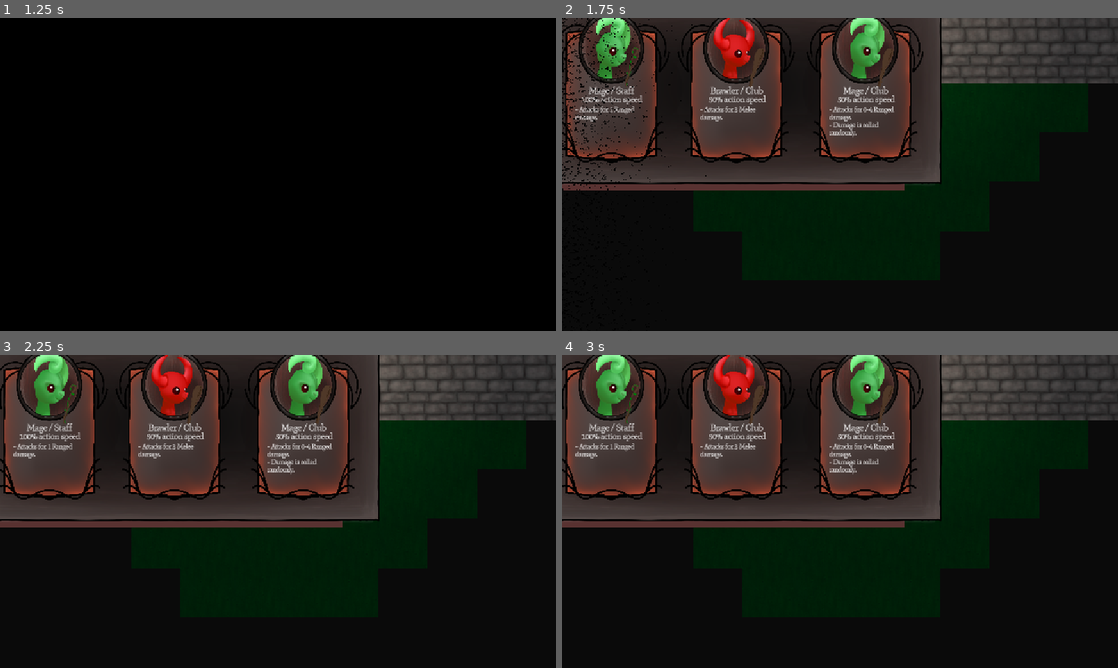
Above: before the commit, frames 1-4 (two rows, left to right).
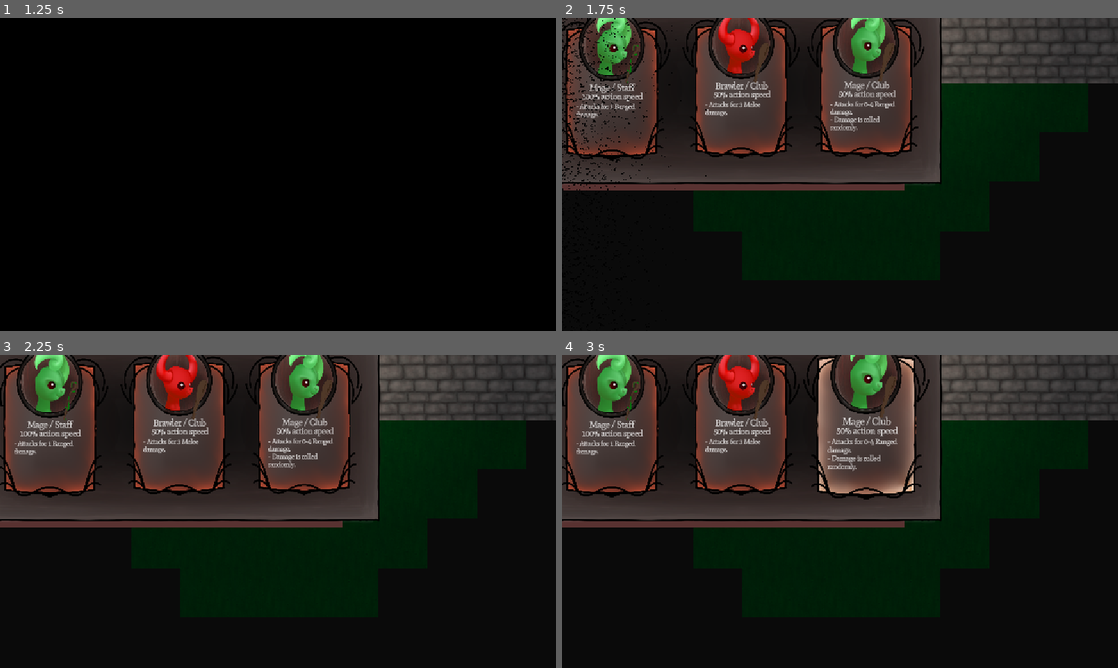
Above: after the commit, the same moments.

Repository: HoneyPony/impish-descent-future
Game: Godot game, scene res://MainMenu.tscn
Same seed, same stepped clock (60 frames per second), same inputs: the game is played once before the commit and once after it.
Inputs:
- Up to frame 1 (1.25 s): click "Play" at 0.5 s
- Up to frame 2 (1.75 s): click "Confirm" at 1.25 s
- Up to frame 3 (2.25 s): click "Confirm" at 2 s
- Up to frame 4 (3 s): click "Choose" at 2.75 s

Frame 1 is identical in both runs. In frame 2, 9.3% of the frame differs, in the area x 0-66%, y 0-47%; in frame 3, 9.4%; in frame 4, 11%, in the area x 0-67%, y 0-47%.

Commit message:
Card hover effects

Diff:
--- a/ui/cards/card.gd
+++ b/ui/cards/card.gd
@@ -1,4 +1,4 @@
-extends TextureRect
+extends Node2D
 ## Represents a single upgrade in the upgrade menu. Handles selection of itself
 ## and display.
 class_name UpgradeCard
@@ -16,6 +16,9 @@
 var kind: RewardKind = RewardKind.IMP
 
 const BBCODE_MODIFIED := "[color=#a0ffc0]"
+
+@onready var hover_tex := %HoverTex
+@onready var card_rect := %Card
 
 func setup_as_imp(data, id: int) -> void:
 	var klass       = data[0]
@@ -43,3 +46,15 @@
 
 	%Title.text = str(GS.get_class_name(klass), " / ", GS.get_item_name(item))
 	%Description.text = description
+
+var hover_t: float = 0.0
+
+func _physics_process(delta: float) -> void:
+	var is_hovered = card_rect.get_global_rect().has_point(get_global_mouse_position())
+
+	var hover_t_to = 1.0 if is_hovered else 0.0
+	hover_t += (hover_t_to - hover_t) * 0.2
+
+	hover_tex.modulate.a = hover_t
+	scale.x = lerp(1.0, 1.08, hover_t)
+	scale.y = scale.x
--- a/ui/cards/card.tscn
+++ b/ui/cards/card.tscn
@@ -6,24 +6,41 @@
 [ext_resource type="Script" uid="uid://csg67rt3bras1" path="res://ui/cards/card.gd" id="3_fijmi"]
 [ext_resource type="Texture2D" uid="uid://da3lgcyu0ciub" path="res://players/red/body-f.png" id="3_tts3a"]
 [ext_resource type="Texture2D" uid="uid://cy7h3fabcfink" path="res://players/red/head.png" id="4_fijmi"]
+[ext_resource type="Texture2D" uid="uid://c3g0g62vwwe8g" path="res://ui/cards/card-hover.png" id="4_yfa6u"]
 [ext_resource type="Texture2D" uid="uid://dr3r2hlhd06fe" path="res://ui/cards/portrait_circle.png" id="5_yfa6u"]
 [ext_resource type="Texture2D" uid="uid://bogo0wcmwdx6i" path="res://players/mace.png" id="6_fn7ga"]
 [ext_resource type="Texture2D" uid="uid://cqxtrwo0fj1wb" path="res://relics/relic0.png" id="7_fijmi"]
 
-[node name="Card" type="TextureRect"]
-offset_left = -38.0
-offset_top = -30.0
-offset_right = 221.0
-offset_bottom = 271.0
+[node name="Card" type="Node2D"]
+script = ExtResource("3_fijmi")
+
+[node name="Card" type="TextureRect" parent="."]
+unique_name_in_owner = true
+offset_left = -128.0
+offset_top = -175.0
+offset_right = 131.0
+offset_bottom = 126.0
+pivot_offset = Vector2(128, 176)
 theme = ExtResource("1_j1wn2")
 texture = ExtResource("2_tts3a")
 expand_mode = 1
-script = ExtResource("3_fijmi")
 
-[node name="Sprite2D" type="Sprite2D" parent="."]
+[node name="HoverTex" type="TextureRect" parent="Card"]
+unique_name_in_owner = true
+modulate = Color(1, 1, 1, 0)
+layout_mode = 1
+anchors_preset = 15
+anchor_right = 1.0
+anchor_bottom = 1.0
+grow_horizontal = 2
+grow_vertical = 2
+texture = ExtResource("4_yfa6u")
+expand_mode = 1
+
+[node name="Sprite2D" type="Sprite2D" parent="Card"]
 position = Vector2(38, 30)
 
-[node name="Title" type="RichTextLabel" parent="."]
+[node name="Title" type="RichTextLabel" parent="Card"]
 unique_name_in_owner = true
 layout_mode = 0
 offset_left = 37.0
@@ -33,7 +50,7 @@
 text = "Cleric / Scythe"
 horizontal_alignment = 1
 
-[node name="ActionSpeed" type="RichTextLabel" parent="."]
+[node name="ActionSpeed" type="RichTextLabel" parent="Card"]
 unique_name_in_owner = true
 layout_mode = 0
 offset_left = 38.0
@@ -45,7 +62,7 @@
 text = "[color=#a0ffc0]200% action speed"
 horizontal_alignment = 1
 
-[node name="Damage" type="RichTextLabel" parent="."]
+[node name="Damage" type="RichTextLabel" parent="Card"]
 unique_name_in_owner = true
 visible = false
 layout_mode = 0
@@ -58,7 +75,7 @@
 text = "4 Ranged Damage"
 horizontal_alignment = 1
 
-[node name="Description" type="RichTextLabel" parent="."]
+[node name="Description" type="RichTextLabel" parent="Card"]
 unique_name_in_owner = true
 layout_mode = 0
 offset_left = 55.0
@@ -69,38 +86,38 @@
 text = "- Attacks for 5 Melee damage.
 - Can only attack when enemies are below half health."
 
-[node name="PortraitBg" type="Sprite2D" parent="."]
+[node name="PortraitBg" type="Sprite2D" parent="Card"]
 clip_children = 2
 position = Vector2(129.478, 61.4778)
 scale = Vector2(0.302648, 0.302648)
 texture = ExtResource("2_08k0w")
 
-[node name="ImpBody" type="Sprite2D" parent="PortraitBg"]
+[node name="ImpBody" type="Sprite2D" parent="Card/PortraitBg"]
 unique_name_in_owner = true
 position = Vector2(-18.0999, 226.409)
 scale = Vector2(2.028, 2.028)
 texture = ExtResource("3_tts3a")
 
-[node name="ImpHead" type="Sprite2D" parent="PortraitBg"]
+[node name="ImpHead" type="Sprite2D" parent="Card/PortraitBg"]
 unique_name_in_owner = true
 position = Vector2(-77.8645, 91.7935)
 scale = Vector2(2.02776, 2.02776)
 texture = ExtResource("4_fijmi")
 offset = Vector2(28, 60)
 
-[node name="Relic" type="Sprite2D" parent="PortraitBg"]
+[node name="Relic" type="Sprite2D" parent="Card/PortraitBg"]
 unique_name_in_owner = true
 position = Vector2(-34.6207, -84.1829)
 scale = Vector2(1.30621, 1.30621)
 texture = ExtResource("7_fijmi")
 offset = Vector2(28, 60)
 
-[node name="PortraitCircle" type="Sprite2D" parent="."]
+[node name="PortraitCircle" type="Sprite2D" parent="Card"]
 position = Vector2(129.478, 61.4778)
 scale = Vector2(0.302648, 0.302648)
 texture = ExtResource("5_yfa6u")
 
-[node name="ImpItem" type="Sprite2D" parent="."]
+[node name="ImpItem" type="Sprite2D" parent="Card"]
 unique_name_in_owner = true
 position = Vector2(170.806, 102)
 rotation = 0.30058
--- a/ui/upgrade_menu.tscn
+++ b/ui/upgrade_menu.tscn
@@ -200,27 +200,15 @@
 
 [node name="Card1" parent="." instance=ExtResource("7_sf0oj")]
 unique_name_in_owner = true
-layout_mode = 0
-offset_left = -28.0
-offset_top = 0.0
-offset_right = 231.0
-offset_bottom = 301.0
+position = Vector2(101, 169)
 
 [node name="Card2" parent="." instance=ExtResource("7_sf0oj")]
 unique_name_in_owner = true
-layout_mode = 0
-offset_left = 231.0
-offset_top = 0.0
-offset_right = 490.0
-offset_bottom = 301.0
+position = Vector2(369, 165)
 
 [node name="Card3" parent="." instance=ExtResource("7_sf0oj")]
 unique_name_in_owner = true
-layout_mode = 0
-offset_left = 498.0
-offset_top = 0.0
-offset_right = 757.0
-offset_bottom = 301.0
+position = Vector2(628, 164)
 
 [connection signal="pressed" from="ConfirmButton" to="." method="_on_confirm_button_pressed"]
 [connection signal="pressed" from="Relics/ConfirmButton2" to="." method="_on_confirm_button_pressed"]
Binary file added: ui/cards/card-hover.png
Not shown, added: ui/cards/card-hover.png.import
Not shown: 1 places in ui/cards/card.tscn that only renumber resources
Not shown, changed: ui/cards/card.kra
Not shown, changed: ui/cards/card.kra~
